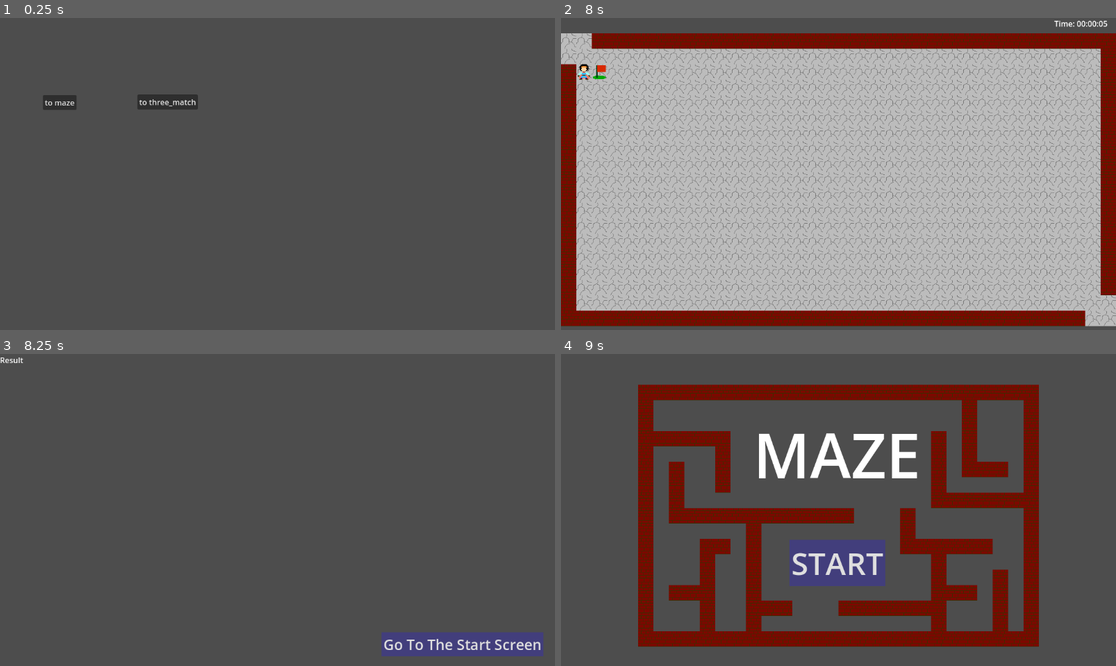
Above: before the commit, frames 1-4 (two rows, left to right).
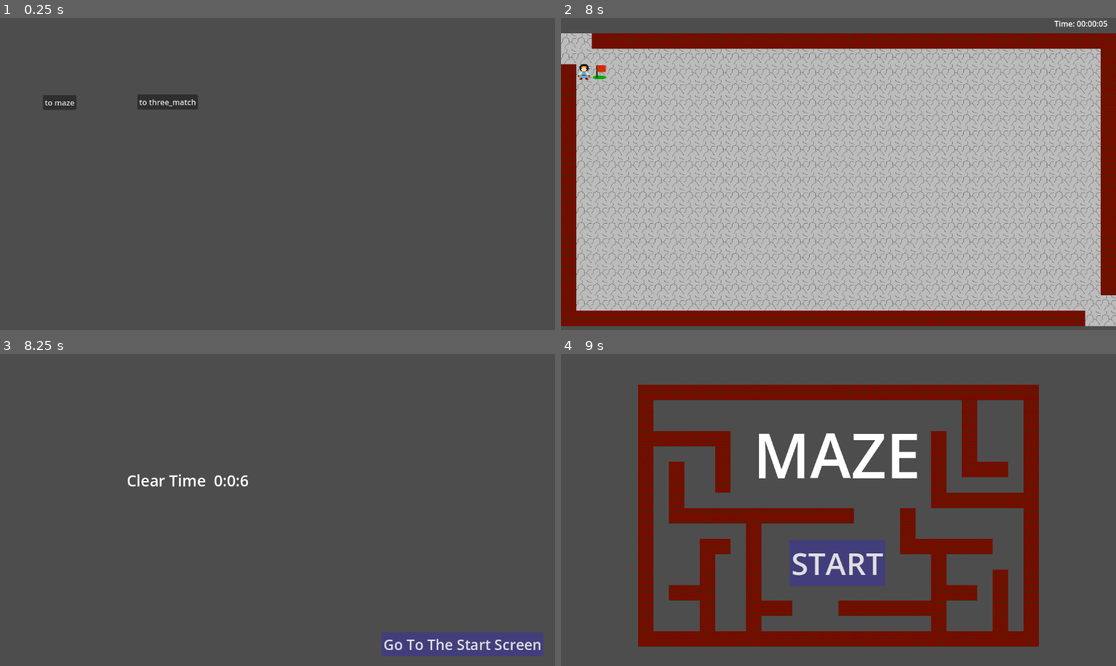
Above: after the commit, the same moments.

Repository: mjXmsdgh/game_gallery
Game: Godot game, scene res://main/main.tscn
The game is run twice, just before and just after one commit, with the same random seed, the same clock (stepped at 60 frames per second) and the same inputs.
Inputs:
- Up to frame 1 (0.25 s): no input
- Up to frame 2 (8 s): click "to three_match" at 0.5 s; click "to maze" at 1.25 s; click "START" at 2 s; tap Enter at 2.75, 4.25, 5.75 s; hold Right (ui_right) 2.78-3.53 s; tap Space at 3.5, 5, 6.5 s; hold Down (ui_down) 3.53-4.28 s; hold Right (ui_right) 4.28-5.03 s; hold Up (ui_up) 5.03-5.78 s; hold Left (ui_left) 5.78-7.28 s; hold Down (ui_down) from 7.28 s (still down)
- Up to frame 3 (8.25 s): release Down (ui_down) at 8.03 s; hold Right (ui_right) from 8.03 s (still down)
- Up to frame 4 (9 s): release Right (ui_right) at 8.75 s; click "Go To The Start Screen" at 8.75 s

Frames 1-2 are identical in both runs. In frame 3, 0.4% of the frame differs, in the area x 0-45%, y 1-43%; in frame 4, nothing differs.

Commit message:
add clear time

Diff:
--- a/game_scene/maze/2_main/maze.gd
+++ b/game_scene/maze/2_main/maze.gd
@@ -17,6 +17,7 @@
 	var minutes=int(fmod(elapsed_time,3600)/60.0)
 	var seconds=int(fmod(elapsed_time,3600))
 
+	Grobal.clear_time=str(hours)+":"+str(minutes)+":"+str(seconds)
 	# 更新
 	time_label.text="Time: %02d:%02d:%02d" % [hours,minutes,seconds]
 
--- a/game_scene/maze/3_end/End.tscn
+++ b/game_scene/maze/3_end/End.tscn
@@ -1,14 +1,19 @@
-[gd_scene load_steps=2 format=3 uid="uid://uqw64v4n06ar"]
+[gd_scene load_steps=3 format=3 uid="uid://uqw64v4n06ar"]
 
+[ext_resource type="Script" path="res://game_scene/maze/3_end/clear_time.gd" id="1_g7piu"]
 [ext_resource type="Script" path="res://game_scene/maze/3_end/button_go_to_start.gd" id="1_v2r8r"]
 
 [node name="End" type="Node2D"]
 position = Vector2(0, 1)
 
-[node name="Label" type="Label" parent="."]
-offset_right = 40.0
-offset_bottom = 23.0
-text = "Result"
+[node name="Clear_time" type="Label" parent="."]
+offset_left = 263.0
+offset_top = 239.0
+offset_right = 444.0
+offset_bottom = 284.0
+theme_override_font_sizes/font_size = 32
+text = "Clear Time  "
+script = ExtResource("1_g7piu")
 
 [node name="Button_go_to_start" type="Button" parent="."]
 offset_left = 792.0
--- /dev/null
+++ b/game_scene/maze/3_end/clear_time.gd
@@ -0,0 +1,10 @@
+extends Label
+
+
+# Called when the node enters the scene tree for the first time.
+func _ready() -> void:
+	text="Clear Time  "+Grobal.clear_time
+
+# Called every frame. 'delta' is the elapsed time since the previous frame.
+func _process(delta: float) -> void:
+	pass
--- /dev/null
+++ b/game_scene/maze/Grobal.gd
@@ -0,0 +1,3 @@
+extends Node
+
+var clear_time=0
--- a/project.godot
+++ b/project.godot
@@ -14,3 +14,7 @@
 run/main_scene="res://main/main.tscn"
 config/features=PackedStringArray("4.3", "Forward Plus")
 config/icon="res://icon.svg"
+
+[autoload]
+
+Grobal="*res://game_scene/maze/Grobal.gd"
